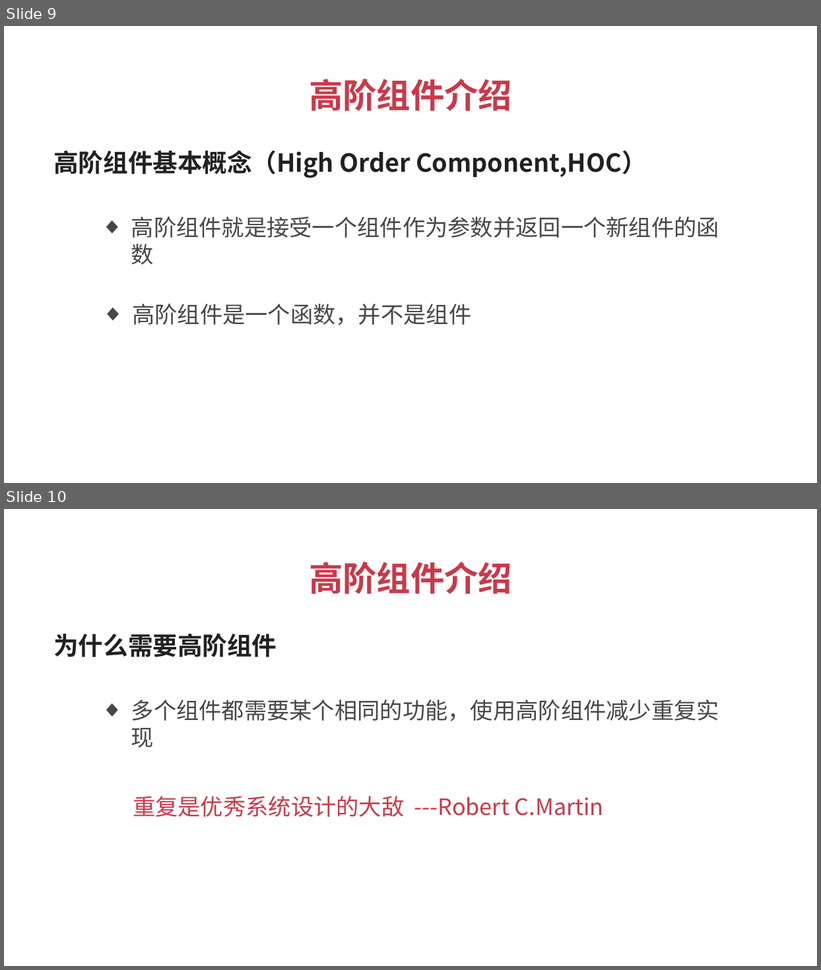
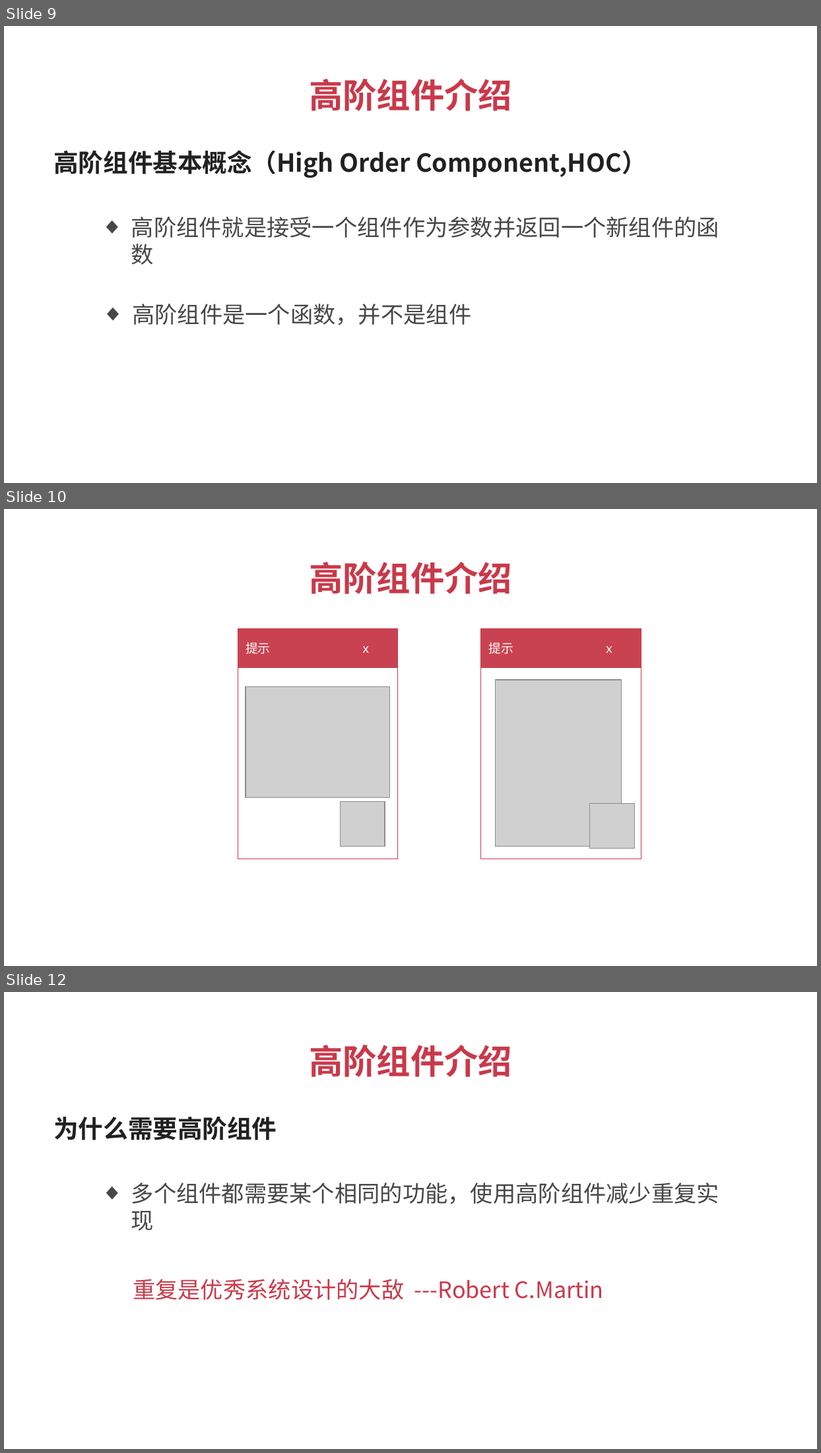
Before and after one commit to super918180/imooc, a slide deck: React高级教程之高阶组件-课程PPT.pptx. Shown one above the other, each under a label of ours: slides 9 and 10 before the commit, slides 9, 10 and 12 after it; the slides between them are not shown. The pictures are 821x970 and 821x1453 pixels, drawn with LibreOffice and Linux fonts; fonts in the diff are those of the drawing; grey boxes stand for pictures. Boxes give left, top, right and bottom in pixels: in the first picture for what was removed or moved away, otherwise in the second. Text is boxed around its words. In the diff, an @@ line names an element or a change of style, - is before the commit and + after.

Commit message:
03高阶组件介绍

```diff
--- a/React高级教程之高阶组件-课程PPT.pptx
+++ b/React高级教程之高阶组件-课程PPT.pptx
@@ slide 10 added at [4, 509, 817, 966], background #FFFFFF @@
@@ text added at [309, 562, 512, 594], 30 pt, text #C9394A, bold @@
+高阶组件介绍
@@ rectangle added at [238, 628, 397, 667], fill #C94251, outline #C9394A 0.75 pt, 11 pt, text #FFFFFF @@
+提示 x
@@ rectangle added at [481, 628, 642, 667], fill #C94251, outline #C9394A 0.75 pt, 11 pt, text #FFFFFF @@
+提示 x
@@ rectangle added at [238, 667, 397, 859], outline #C9394A 0.75 pt @@
@@ rectangle added at [481, 667, 642, 859], outline #C9394A 0.75 pt @@
@@ picture added at [496, 680, 622, 846] @@
@@ picture added at [246, 687, 389, 797] @@
@@ picture added at [340, 802, 385, 846] @@
@@ picture added at [589, 804, 634, 849] @@
@@ what was slide 10 is now slide 12 @@
```
Also in this commit, not shown: 1 slide changed, 1 other slide added, 1 other file.
